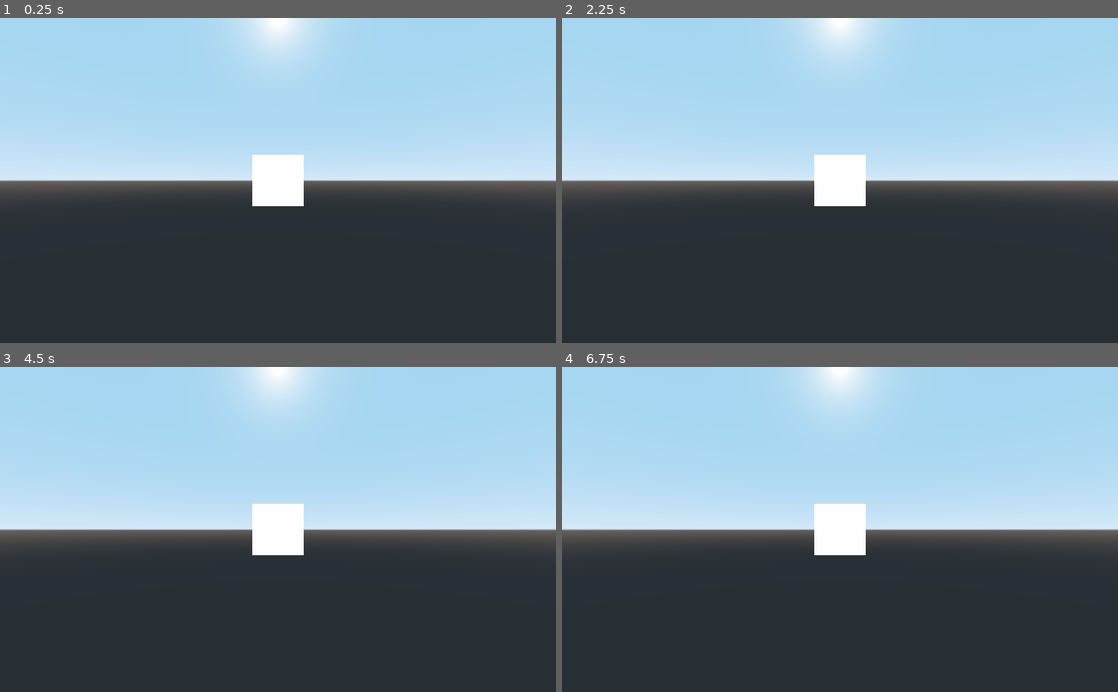
Above: before the commit, frames 1-4 (two rows, left to right).
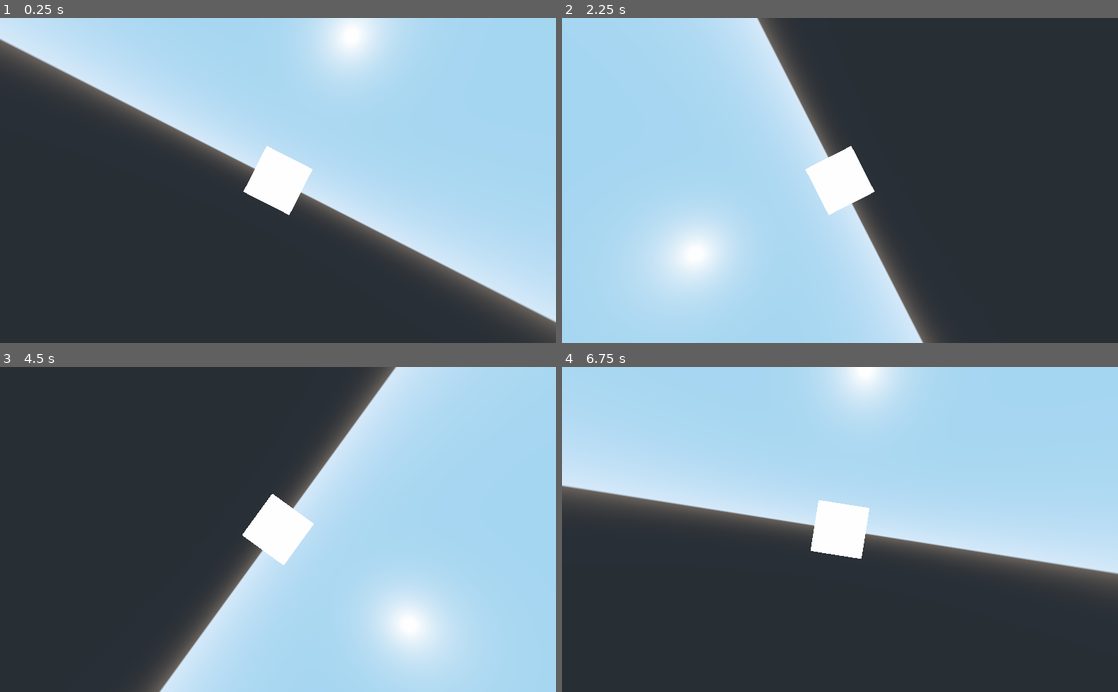
Above: after the commit, the same moments.

Repository: teratron/treaker
Game: Godot game, scene res://src/Main.tscn
The game is run twice, just before and just after one commit, with the same random seed, the same clock (stepped at 60 frames per second) and the same inputs.
Inputs (mouse positions are in pixels of both pictures, inside the frame that each line leads up to):
- Up to frame 1 (0.25 s): no input
- Up to frame 2 (2.25 s): tap Enter at 0.5 s; move the mouse to (867, 180) at 0.52 s; hold W (move_forward) from 0.53 s (still down); tap C at 0.6, 1.35, 2.1 s; move the mouse to (812, 180) at 1.27 s; tap Space (move_up) at 2 s; move the mouse to (851, 174) at 2.02 s
- Up to frame 3 (4.5 s): keep holding W (move_forward); move the mouse to (272, 536) at 2.77 s; tap C at 2.85, 3.6, 4.35 s; tap Enter at 3.5 s; move the mouse to (316, 532) at 3.52 s; tap Space (move_up) at 4.25 s; move the mouse to (233, 526) at 4.27 s
- Up to frame 4 (6.75 s): move the mouse to (845, 529) at 5.02 s; tap C at 5.1, 5.85, 6.6 s; tap Enter at 5.75 s; move the mouse to (817, 523) at 5.77 s; release W (move_forward) at 5.78 s; hold D (move_right) 5.78-6.53 s; tap Space (move_up) at 6.5 s; move the mouse to (867, 529) at 6.52 s; hold W (move_forward) from 6.53 s (still down)

The runs differ from the first frame. In frame 1, 35% of the frame differs, in the area x 0-100%, y 0-100%; in frame 2, 64%; in frame 3, 68%; in frame 4, 11%.

Commit message:
Update examples

Diff:
--- a/app/src/player/Player.gd
+++ b/app/src/player/Player.gd
@@ -52,17 +52,29 @@
 
 
 func _ready():
+	print(transform)
+	print(transform.basis)
 	pass
 
+func _physics_process(_delta):
+	transform = transform.orthonormalized()
 
 func _process(delta):
 #	var strengthLeft  = Input.get_action_strength("move_left")
 #	var strengthRight = Input.get_action_strength("move_right")
-	var motion = Vector3(Input.get_action_strength("move_right") - Input.get_action_strength("move_left"), 0, 0)
+	#var motion = Vector3(Input.get_action_strength("move_right") - Input.get_action_strength("move_left"), 0, 0)
+
+	transform.basis = Basis(Vector3(0, 0, 1), MOVE_SPEED * PI*delta) * transform.basis
+	#transform.basis = transform.basis.rotated(Vector3(0, 0, 1), MOVE_SPEED * PI*delta)
+
+	#rotate(Vector3(1, 0, 0), PI*delta)
+	#rotate_x(PI)
+
+	#rotate_object_local(Vector3(0, 0, 1), MOVE_SPEED * PI*delta)
+
 
 	#print(angle_pos)
-
-	angle_pos += angle * delta * motion.normalized()
+	#angle_pos += angle * delta * motion.normalized()
 
 	#velocity += MOVE_SPEED * delta * motion
 	#velocity += velocity.rotated(Vector3(0,0,1), deg2rad(angle * delta)) * motion.normalized()
Not shown, changed: app/src/action/README.md
